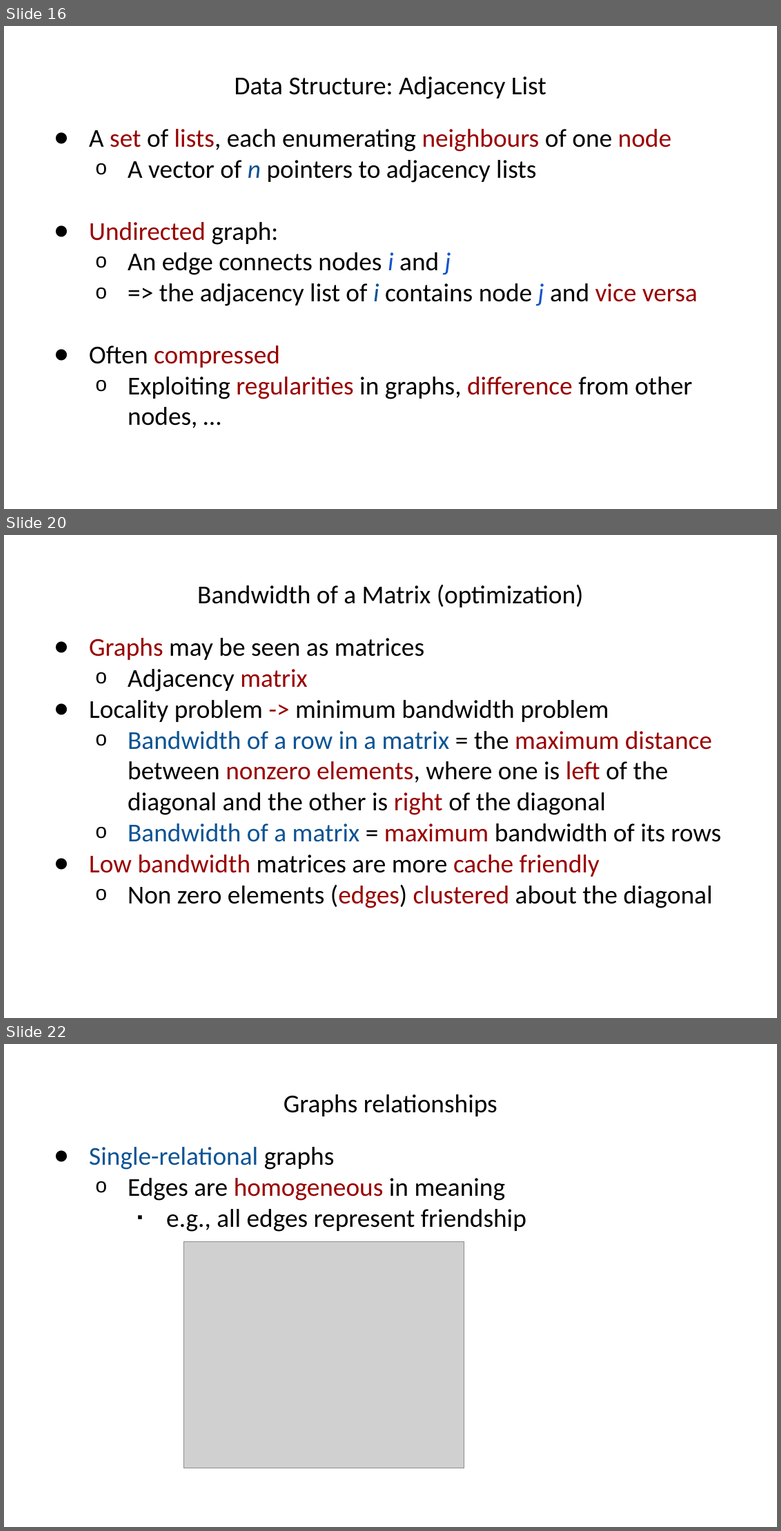
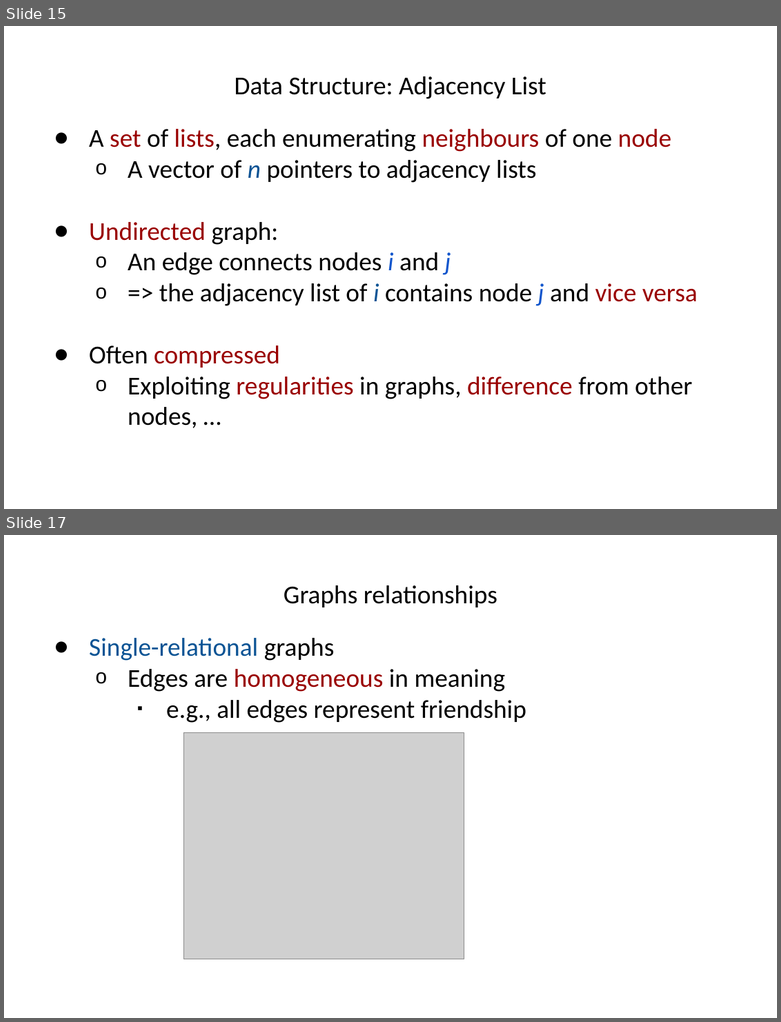
Before and after one commit to hogeschool/INFDEV026B, a slide deck: Lecture 5.pptx. Shown one above the other, each under a label of ours: slides 16, 20 and 22 before the commit, slides 15 and 17 after it; the slides between them are not shown. The pictures are 781x1531 and 781x1022 pixels, drawn with LibreOffice and Linux fonts; fonts in the diff are those of the drawing; grey boxes stand for pictures. Boxes give left, top, right and bottom in pixels: in the first picture for what was removed or moved away, otherwise in the second. Text is boxed around its words. In the diff, an @@ line names an element or a change of style, - is before the commit and + after.

```diff
--- a/Lecture 5.pptx
+++ b/Lecture 5.pptx
@@ slide 20 removed at <box>4,535,777,1018</box>, background #FFFFFF @@
@@ title removed at <box>197,585,584,607</box> @@
-Bandwidth of a Matrix (optimization)
@@ text removed at <box>89,638,721,908</box> @@
-● Graphs may be seen as matrices
-  o Adjacency matrix
-● Locality problem -> minimum bandwidth problem
-  o Bandwidth of a row in a matrix = the maximum distance between nonzero elements, where one is left of the diagonal and the other is right of the diagonal
-  o Bandwidth of a matrix = maximum bandwidth of its rows
-● Low bandwidth matrices are more cache friendly
-  o Non zero elements (edges) clustered about the diagonal
@@ what was slide 16 is now slide 15 @@
@@ what was slide 22 is now slide 17 @@
```
Also in this commit, not shown: 2 slides changed, 2 slides added, 11 other slides removed.
